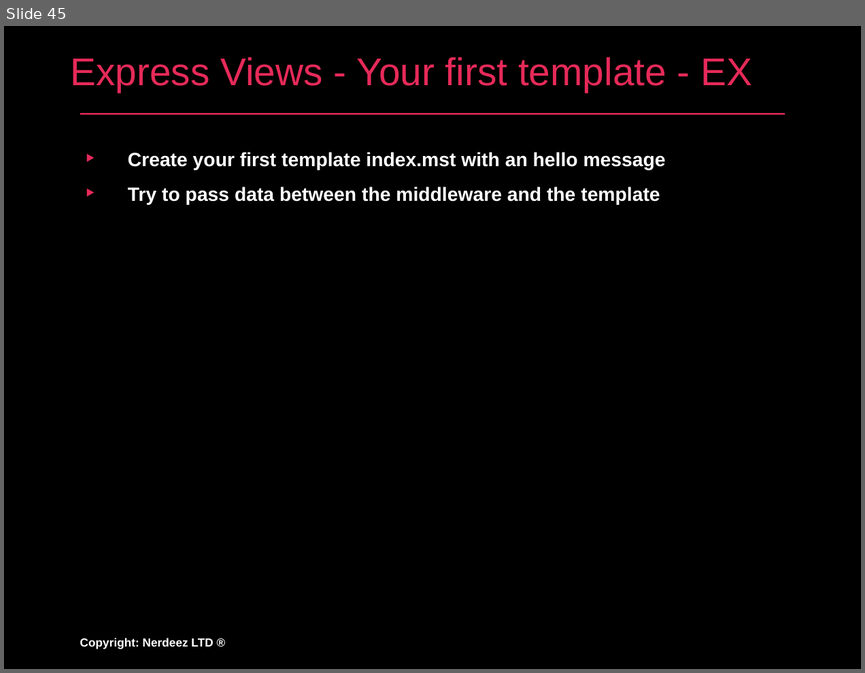
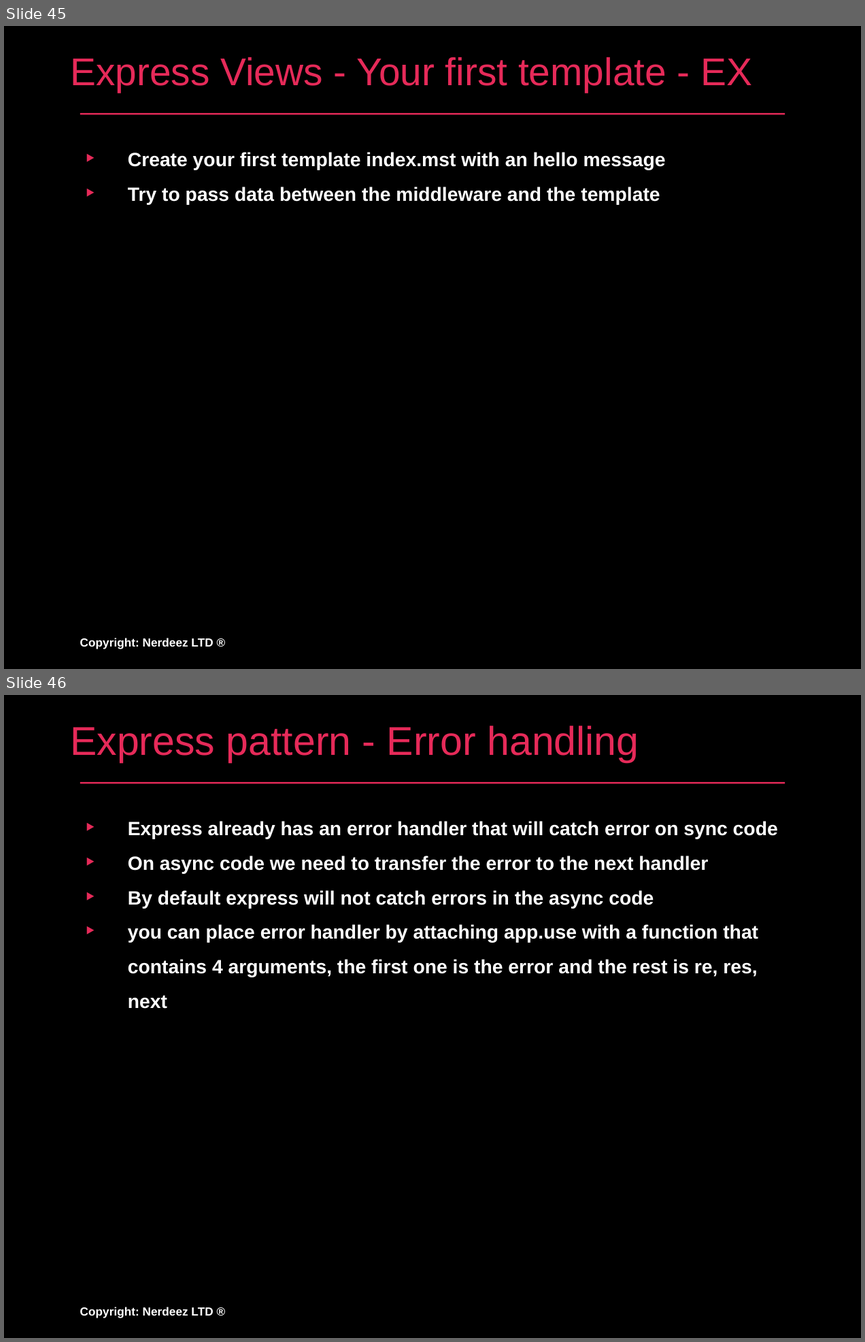
Before and after one commit to ywarezk/antco-node, a slide deck: 05-express/express-introduction.pptx. Shown one above the other, each under a label of ours: slide 45 before the commit, slides 45 and 46 after it. The pictures are 865x673 and 865x1342 pixels, drawn with LibreOffice and Linux fonts; fonts in the diff are those of the drawing. Boxes give left, top, right and bottom in pixels: in the first picture for what was removed or moved away, otherwise in the second. Text is boxed around its words. In the diff, an @@ line names an element or a change of style, - is before the commit and + after.

Commit message:
modified the slides

```diff
--- a/05-express/express-introduction.pptx
+++ b/05-express/express-introduction.pptx
@@ slide 46 added at [4,695,861,1338], background #000000 @@
@@ title added at [70,726,638,762], 48 pt, text #E62A59 @@
+Express pattern - Error handling
@@ line added from (80, 783) to (785, 783), #E62A59 2 pt @@
@@ text added at [128,821,778,1008], 23 pt, text #FFFFFF, bold @@
+‣ Express already has an error handler that will catch error on sync code
+‣ On async code we need to transfer the error to the next handler
+‣ By default express will not catch errors in the async code
+‣ you can place error handler by attaching app.use with a function that contains 4 arguments, the first one is the error and the rest is re, res, next
@@ text added at [80,1306,213,1318], 14 pt, text #FFFFFF, bold @@
+Copyright: Nerdeez LTD ®
```
Also in this commit, not shown: 1 other file.
